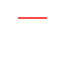
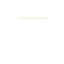
The second 64x64 image is a revision of the first. Changes to its layers:
painted on "Layer 2" over [18, 17, 47, 19]
